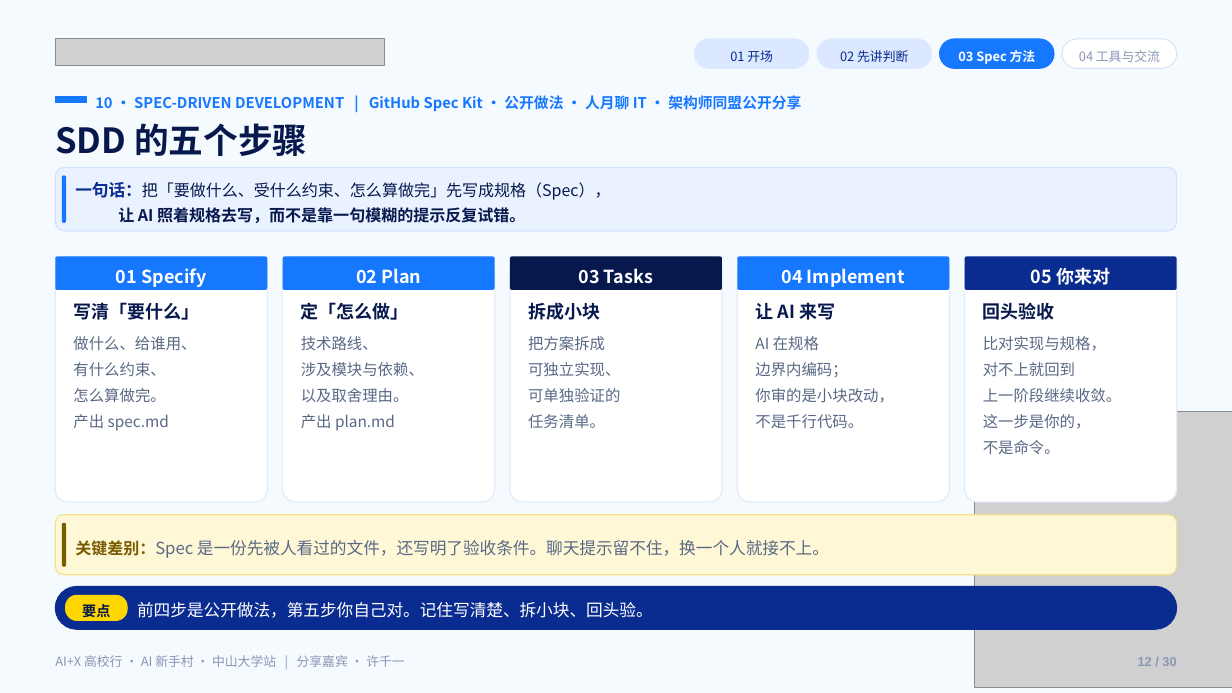
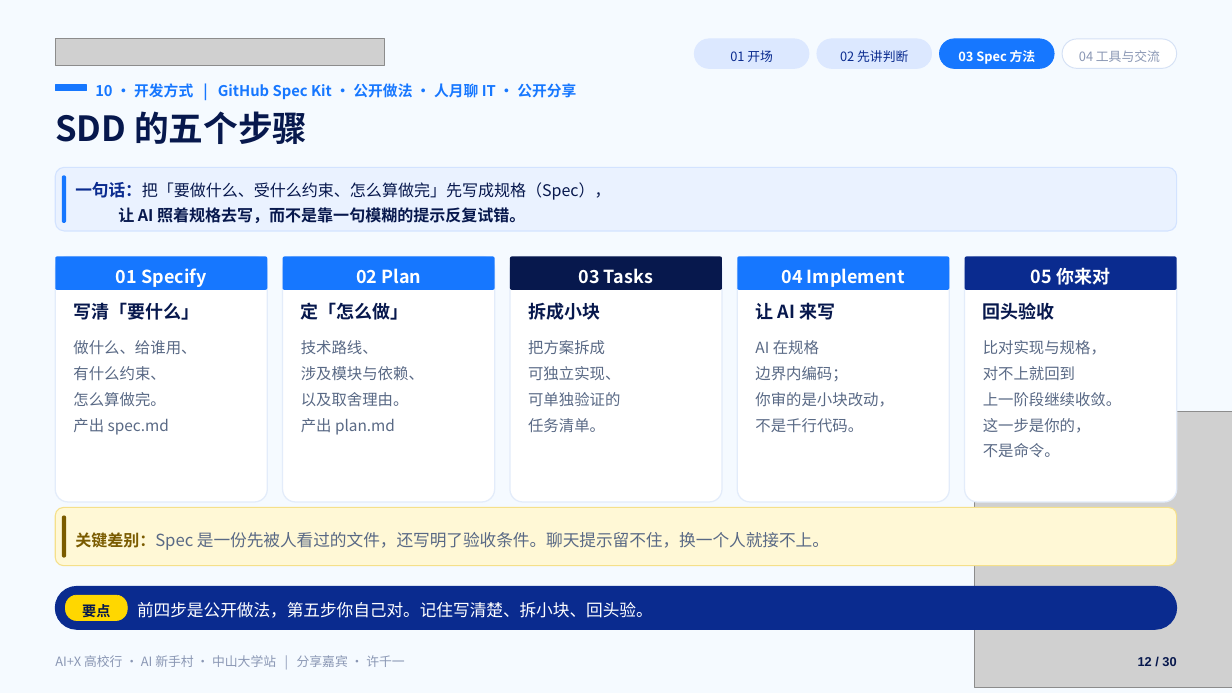
Before and after one commit to Frocir/aix-talk, a slide deck: slide 12 of aix-talk-26pages.pptx. Drawn at 1232x693 pixels with LibreOffice and Linux fonts; fonts in the diff are those of the drawing; grey boxes stand for pictures. Boxes give left, top, right and bottom in pixels: in the first picture for what was removed or moved away, otherwise in the second. Text is boxed around its words. In the diff, an @@ line names an element or a change of style, - is before the commit and + after.

```diff
--- a/aix-talk-26pages.pptx
+++ b/aix-talk-26pages.pptx
@@ 1 text, 1 rounded rectangle, 1 rectangle: place and size @@
-1 text, 1 rounded rectangle, 1 rectangle at [55, 97, 1177, 575]
+1 text, 1 rounded rectangle, 1 rectangle at [55, 85, 1177, 566]
@@ text at [95, 83, 576, 99]: text changed @@
-10 · SPEC-DRIVEN DEVELOPMENT | GitHub Spec Kit · 公开做法 · 人月聊 IT · 架构师同盟公开分享
+10 · 开发方式 | GitHub Spec Kit · 公开做法 · 人月聊 IT · 公开分享
@@ text "SDD 的五个步骤": place and size @@
-text "SDD 的五个步骤" at [55, 123, 307, 156]
+text "SDD 的五个步骤" at [55, 111, 307, 144]
@@ text "做什么、给谁用、": place and size @@
-text "做什么、给谁用、" at [73, 336, 196, 431]
+text "做什么、给谁用、" at [73, 340, 196, 435]
@@ text "技术路线、": place and size @@
-text "技术路线、" at [301, 336, 424, 431]
+text "技术路线、" at [301, 340, 424, 435]
@@ text "把方案拆成": place and size @@
-text "把方案拆成" at [528, 336, 620, 428]
+text "把方案拆成" at [528, 340, 620, 432]
@@ text "AI 在规格": place and size @@
-text "AI 在规格" at [755, 336, 894, 428]
+text "AI 在规格" at [755, 340, 894, 432]
@@ text "比对实现与规格，": place and size @@
-text "比对实现与规格，" at [983, 336, 1122, 454]
+text "比对实现与规格，" at [983, 340, 1122, 457]
@@ rounded rectangle: place and size @@
-rounded rectangle at [62, 523, 67, 567]
+rounded rectangle at [62, 516, 67, 558]
@@ text "12 / 30" at [1138, 657, 1176, 666]: text colour #8A97B4 to #07184D @@
```
Also in this commit, not shown: 28 other slides changed, 31 other files.
